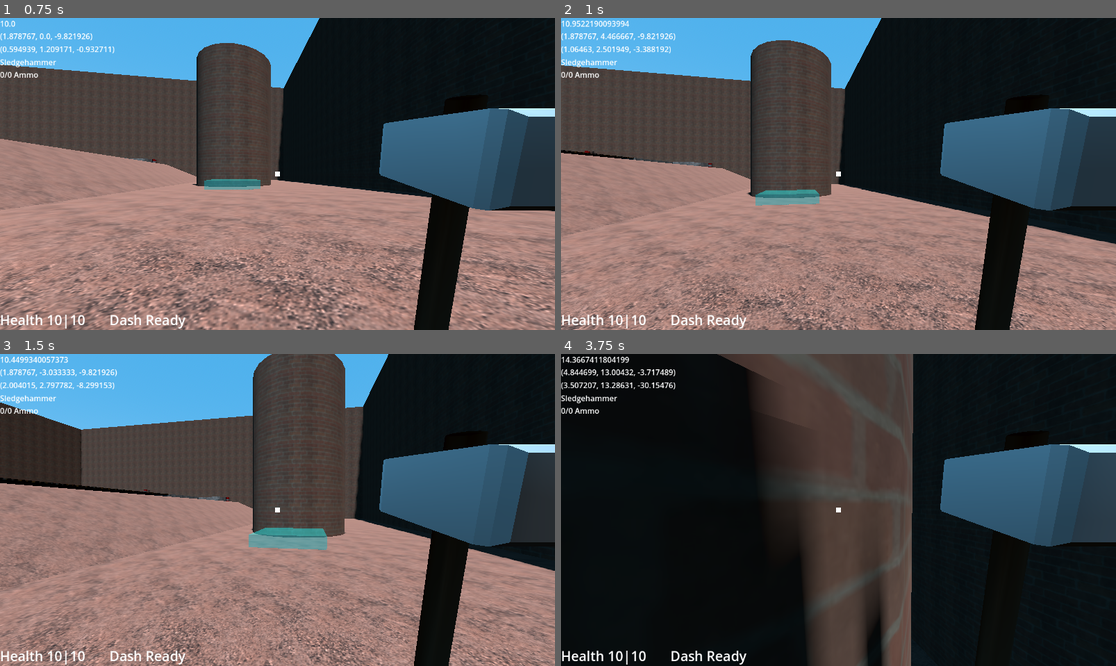
Above: before the commit, frames 1-4 (two rows, left to right).
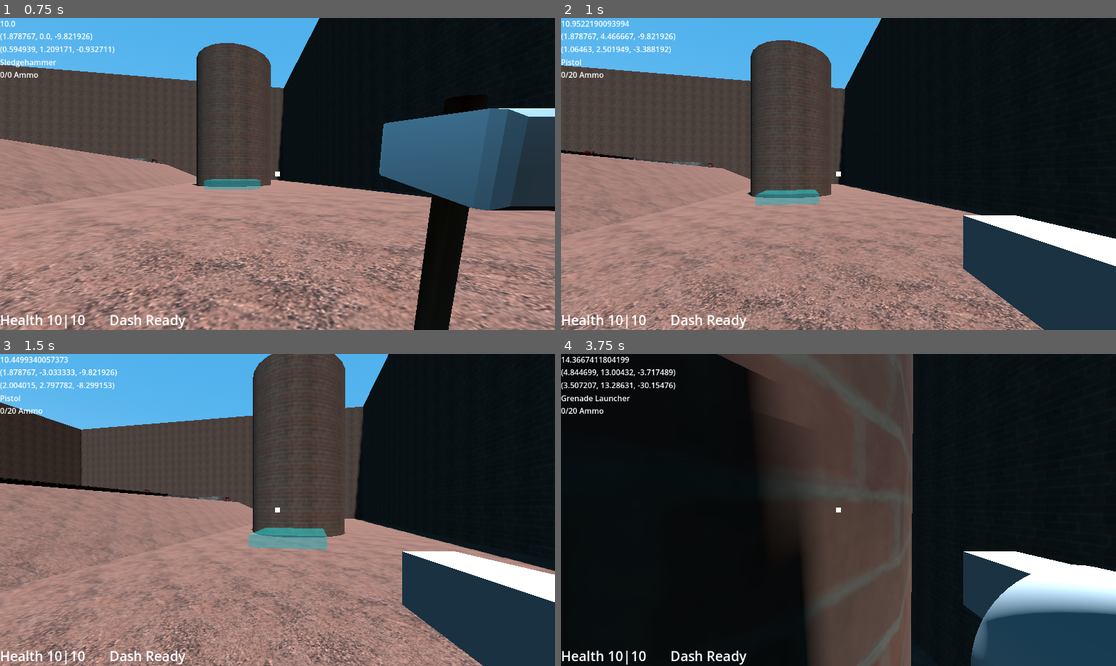
Above: after the commit, the same moments.

Repository: Wlopez2002/FPSGame
Game: Godot game, scene res://Levels/TestMain.tscn
Same seed, same stepped clock (60 frames per second), same inputs: the game is played once before the commit and once after it. Sound files missing from this copy of the repository are replaced by a short silence.
Inputs (mouse positions are in pixels of both pictures, inside the frame that each line leads up to):
- Up to frame 1 (0.75 s): tap Enter at 0.5 s; move the mouse to (305, 174) at 0.52 s; hold W (MoveForward) from 0.53 s (still down); tap 1 at 0.6 s
- Up to frame 2 (1 s): keep holding W (MoveForward); tap Space (MoveJump) at 0.77 s; tap 2 at 0.8 s
- Up to frame 3 (1.5 s): keep holding W (MoveForward); move the mouse to (249, 510) at 1.27 s; tap 2 at 1.35 s
- Up to frame 4 (3.75 s): keep holding W (MoveForward); tap Space (MoveJump) at 1.52, 3.02 s; tap 3 at 1.55, 2.1 s; move the mouse to (849, 503) at 2.02 s; tap 4 at 2.3, 2.85 s; move the mouse to (832, 516) at 2.77 s; tap 5 at 3.05, 3.6 s; move the mouse to (877, 513) at 3.52 s

Frame 1 is identical in both runs. In frame 2, 18% of the frame differs, in the area x 0-100%, y 13-100%; in frame 3, 18%; in frame 4, 19%.

Commit message:
added key based weapon switch

Diff:
--- a/Player/PlayerWeapon.gd
+++ b/Player/PlayerWeapon.gd
@@ -26,6 +26,28 @@
 				canSwitchWeapon = false;
 				switchTimer.start(0.1);
 				setHeld(heldWeapon - 1);
+	if event is InputEventKey and event.is_pressed():
+		match event.get_keycode_with_modifiers():
+			KEY_1:
+				setHeld(0);
+			KEY_2:
+				setHeld(1);
+			KEY_3:
+				setHeld(2);
+			KEY_4:
+				setHeld(3);
+			KEY_5:
+				setHeld(4);
+			KEY_6:
+				setHeld(5);
+			KEY_7:
+				setHeld(6);
+			KEY_8:
+				setHeld(7);
+			KEY_9:
+				setHeld(8);
+			KEY_0:
+				setHeld(9);
 	if event.is_action_pressed("M1"):
 		if weaponsList.get(heldWeapon) == null or weaponsList.size() <= heldWeapon:
 			print("ERROR: no weapon in weaponsList at heldWeapon = " + str(heldWeapon));
@@ -36,7 +58,11 @@
 			print("ERROR: no weapon in weaponsList at heldWeapon = " + str(heldWeapon));
 			return;
 		weaponsList.get(heldWeapon)._attackReleased(playerBody);
+
 func setHeld(newIndex: int):
+	if newIndex >= weaponsList.size():
+		return;
+
 	weaponsList.get(heldWeapon).visible = false;
 	weaponsList.get(heldWeapon)._switchedFrom();
 	heldWeapon = newIndex;
